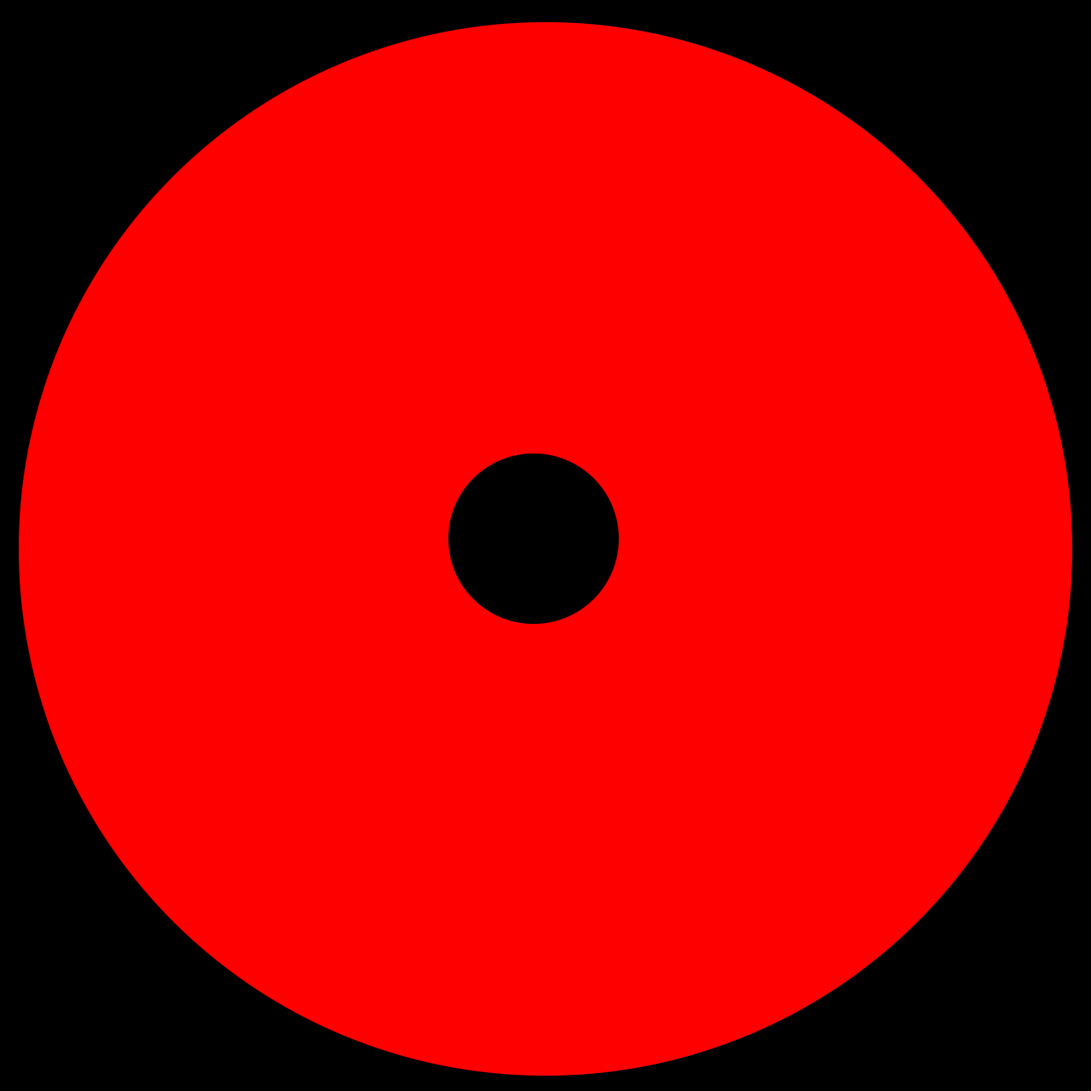
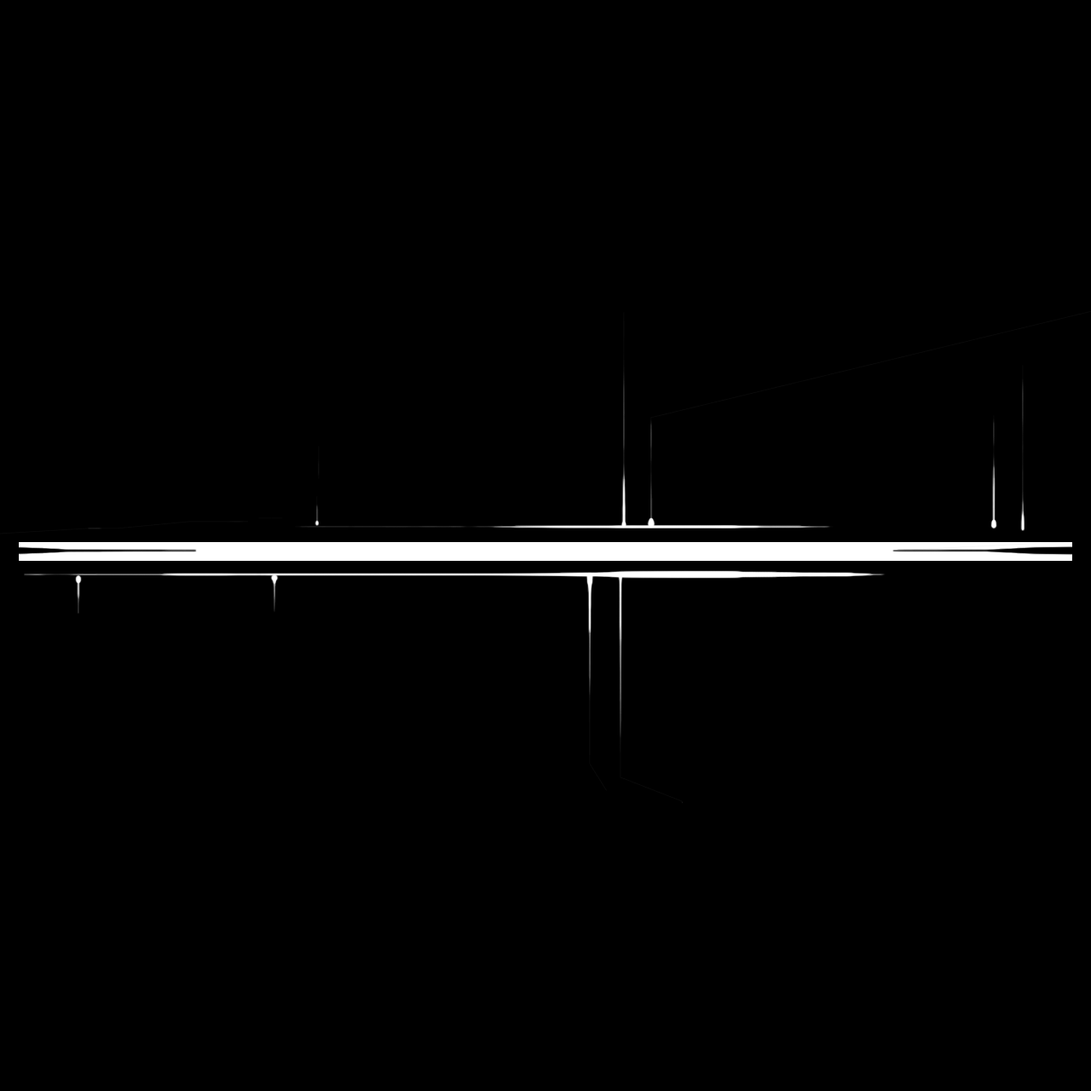
Revision of a layered 1091×1091 image; what changed, layer by layer:
showed "Layer 5", painted on it over [0, 22, 1091, 1077]
showed "Layer 4", painted on it over [75, 22, 1091, 1077]
showed "Layer 3", painted on it over [0, 22, 887, 1031]
removed layer "Layer 7" over [448, 453, 620, 625]
showed "Layer 2", painted on it over [0, 22, 1091, 1077]
painted on "Layer 1" over [18, 22, 1073, 1077]
